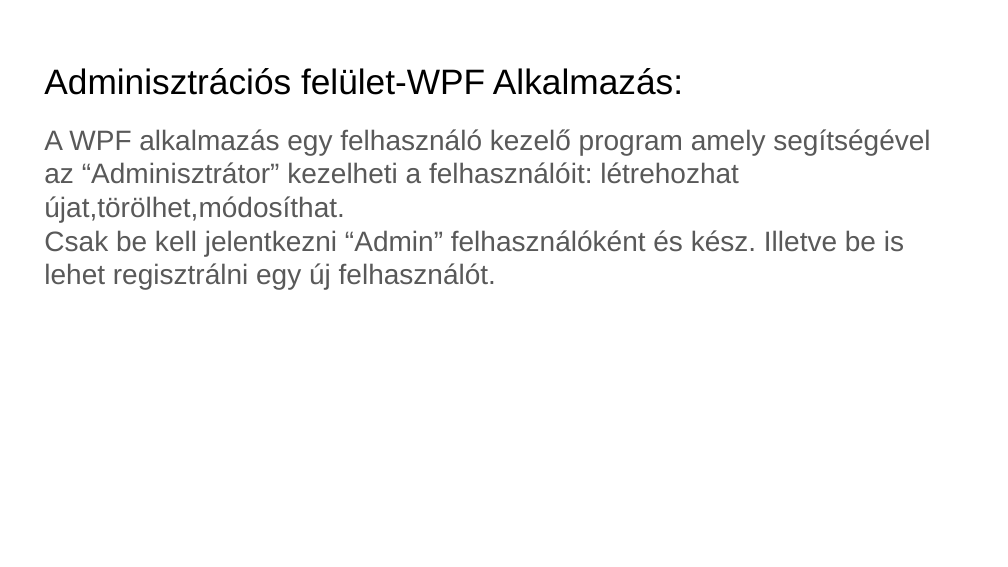
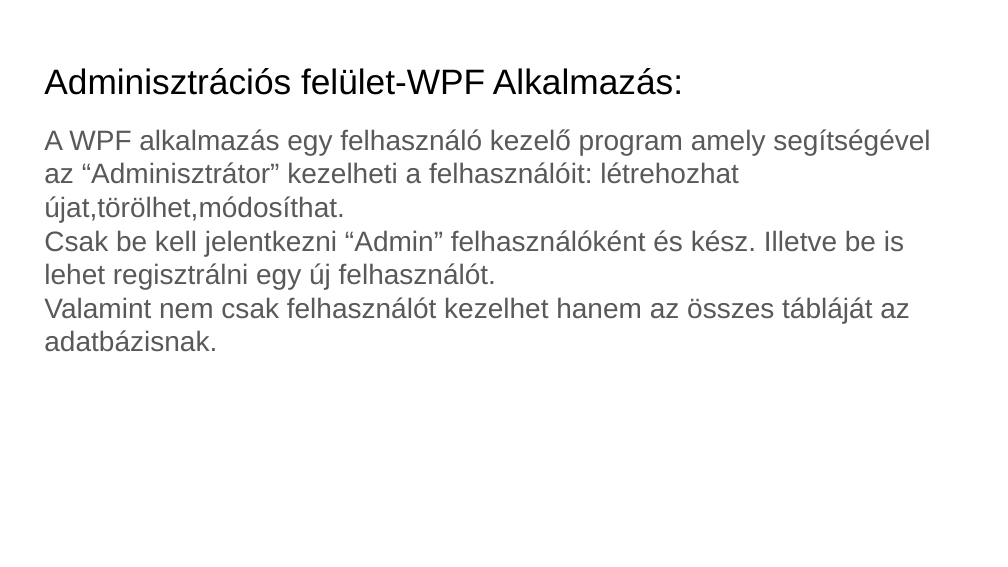
Before and after one commit to kirschg/Etelfutar, a slide deck: slide 15 of etelfutar_ppt_uj.pptx (slide 13 before the commit). Drawn at 1008x567 pixels with LibreOffice and Linux fonts; fonts in the diff are those of the drawing; background and template pictures are left out. Boxes give left, top, right and bottom in pixels: in the first picture for what was removed or moved away, otherwise in the second. Text is boxed around its words. In the diff, an @@ line names an element or a change of style, - is before the commit and + after.

```diff
--- a/etelfutar_ppt_uj.pptx
+++ b/etelfutar_ppt_uj.pptx
@@ text at (44, 297, 910, 352): paragraph added @@
+Valamint nem csak felhasználót kezelhet hanem az összes tábláját az adatbázisnak.
```
Also in this commit, not shown: 1 other slide changed, 3 slides added, 1 slide removed.
